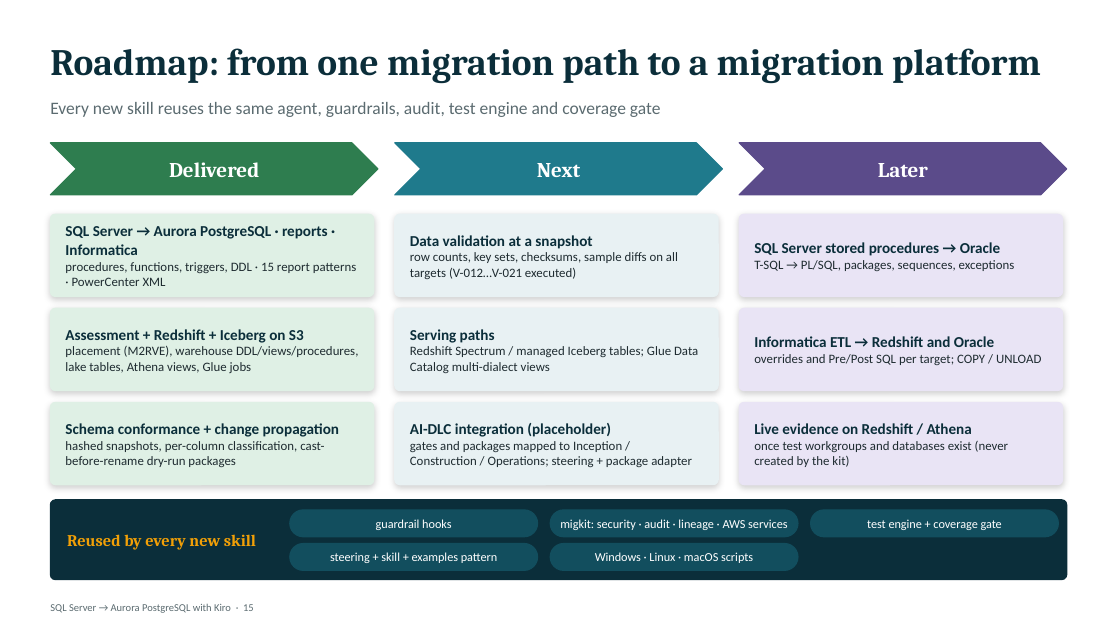
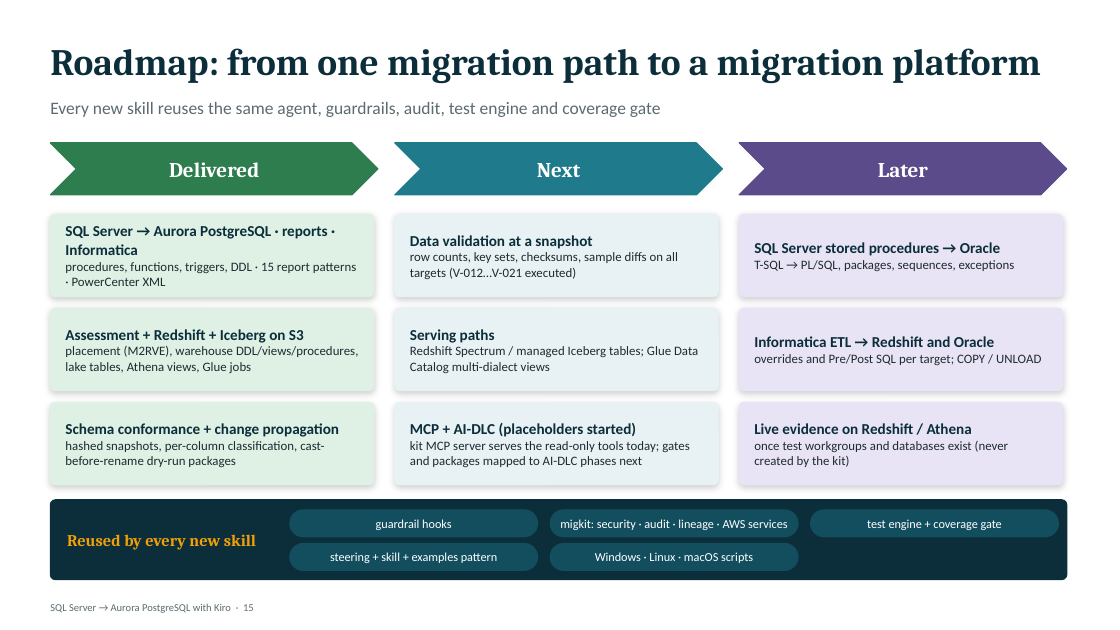
Before and after one commit to kaniska/KiroSQLMigrationProject, a slide deck: slide 15 of docs/Executive_Overview.pptx. Drawn at 1120x630 pixels with LibreOffice and Linux fonts; fonts in the diff are those of the drawing. Boxes give left, top, right and bottom in pixels: in the first picture for what was removed or moved away, otherwise in the second. Text is boxed around its words. In the diff, an @@ line names an element or a change of style, - is before the commit and + after.

```diff
--- a/docs/Executive_Overview.pptx
+++ b/docs/Executive_Overview.pptx
@@ text at <box>410,423,689,467</box>: text changed @@
-AI-DLC integration (placeholder)
-gates and packages mapped to Inception / Construction / Operations; steering + package adapter
+MCP + AI-DLC (placeholders started)
+kit MCP server serves the read-only tools today; gates and packages mapped to AI-DLC phases next
```
Also in this commit, not shown: 3 other slides changed, 55 other files.
